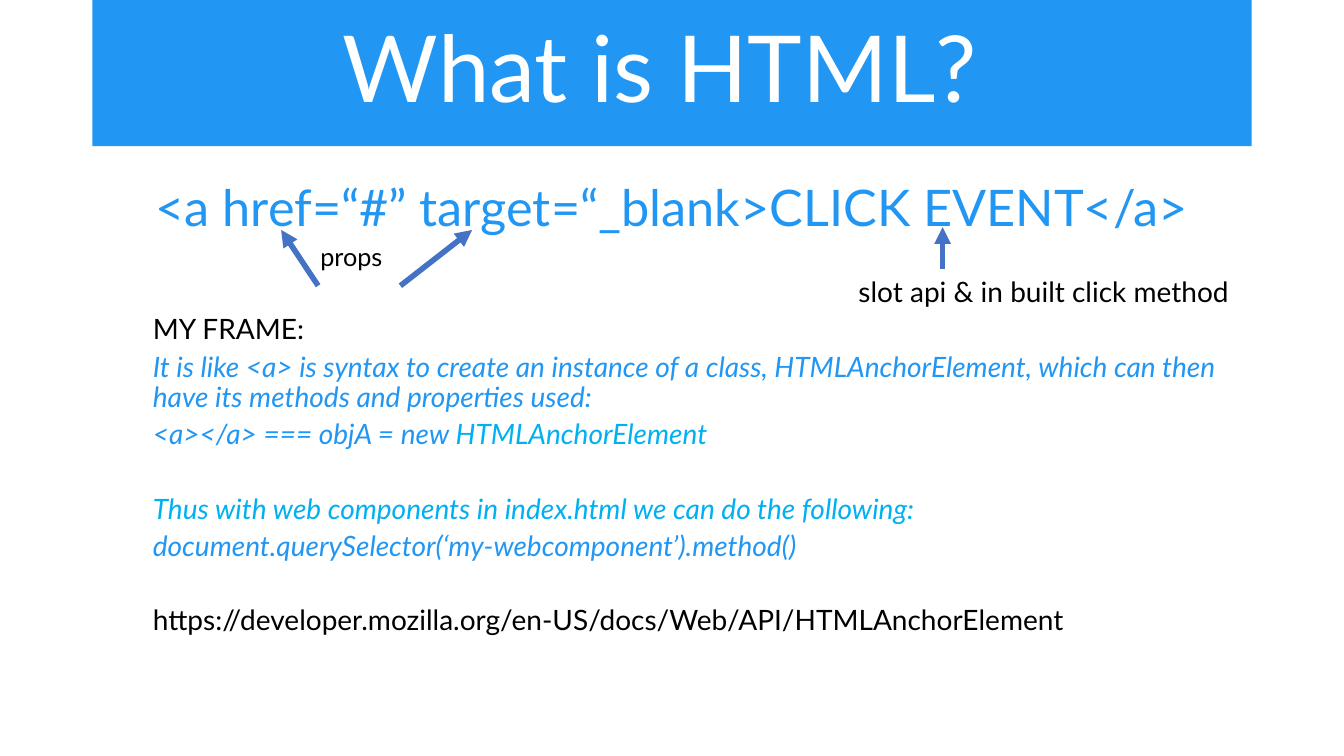
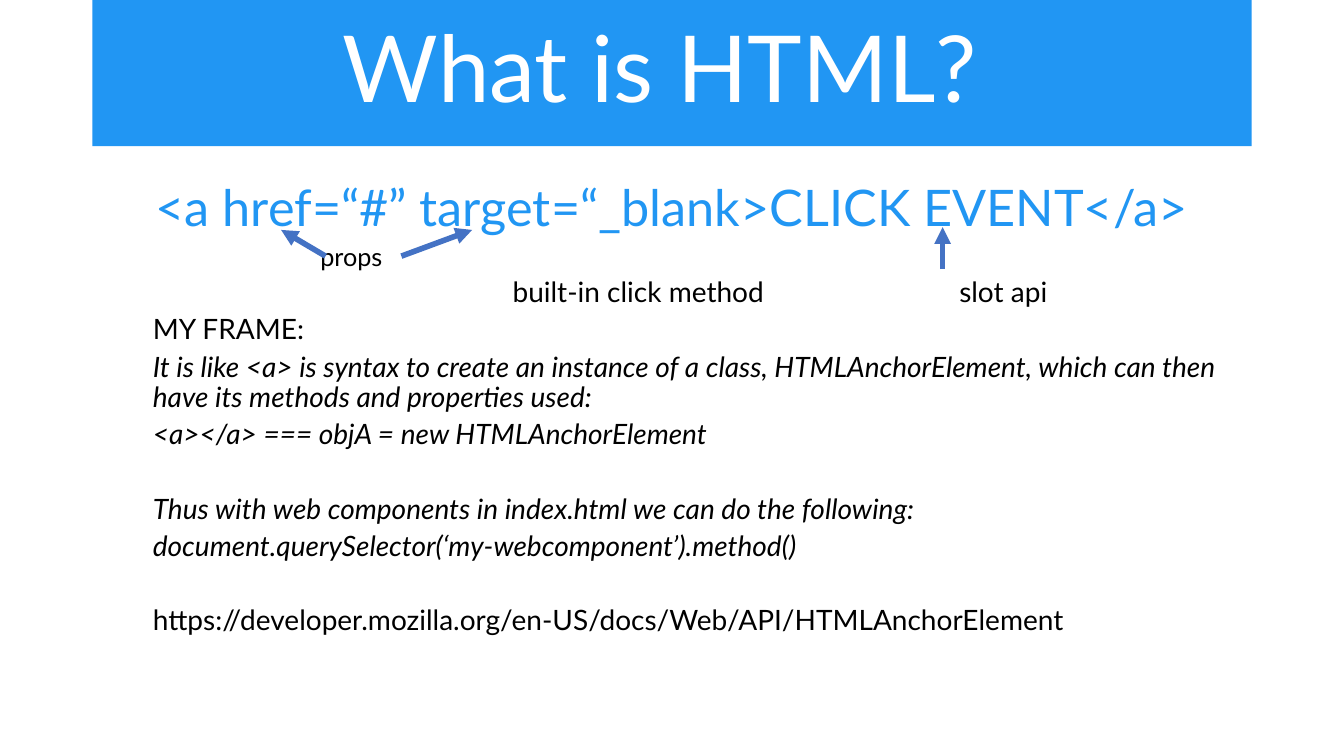
Before and after one commit to iwswordpress/WebComponents, a slide deck: slide 8 of webcomponents.pptx (slide 6 before the commit). Drawn at 1344x756 pixels with LibreOffice and Linux fonts; fonts in the diff are those of the drawing. Boxes give left, top, right and bottom in pixels: in the first picture for what was removed or moved away, otherwise in the second. Text is boxed around its words. In the diff, an @@ line names an element or a change of style, - is before the commit and + after.

```diff
--- a/webcomponents.pptx
+++ b/webcomponents.pptx
@@ arrow moved from (319, 285) - (281, 230) to (326, 256) - (281, 230) @@
@@ arrow moved from (400, 285) - (472, 230) to (401, 256) - (472, 230) @@
@@ text at (x1=513, y1=281, x2=1047, y2=307): text changed @@
-  slot api & in built click method
+  built-in click method slot api
@@ text at (x1=153, y1=356, x2=1215, y2=561): text colour #2196F3 to #000000 in "It is like <a> is syntax to ...", "<a></a> === objA = new", "document.querySelector(‘my-webcomponent’).method()"; text colour #00B0F0 to #000000 in "HTMLAnchorElement", "Thus with web components in index.html we ..." @@
```
Also in this commit, not shown: 3 other slides changed, 2 slides added, 1 other file.
